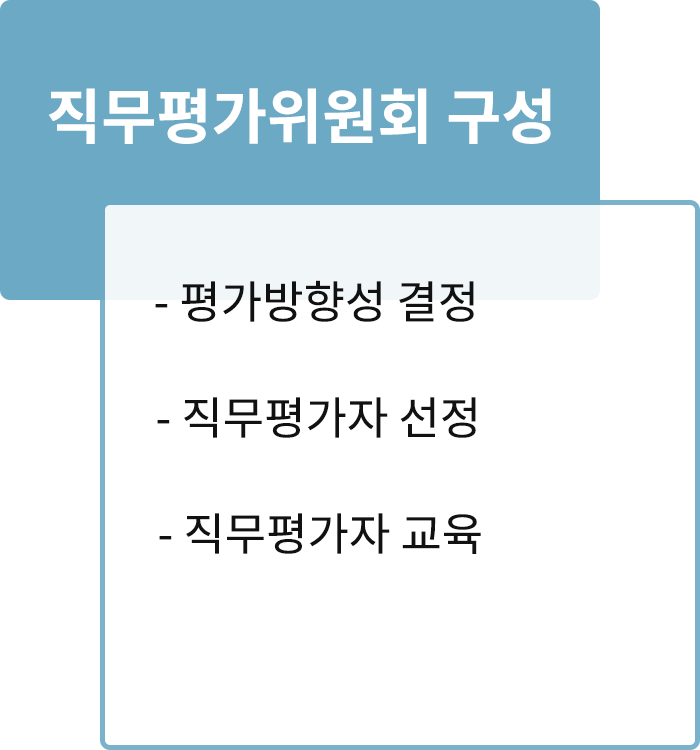
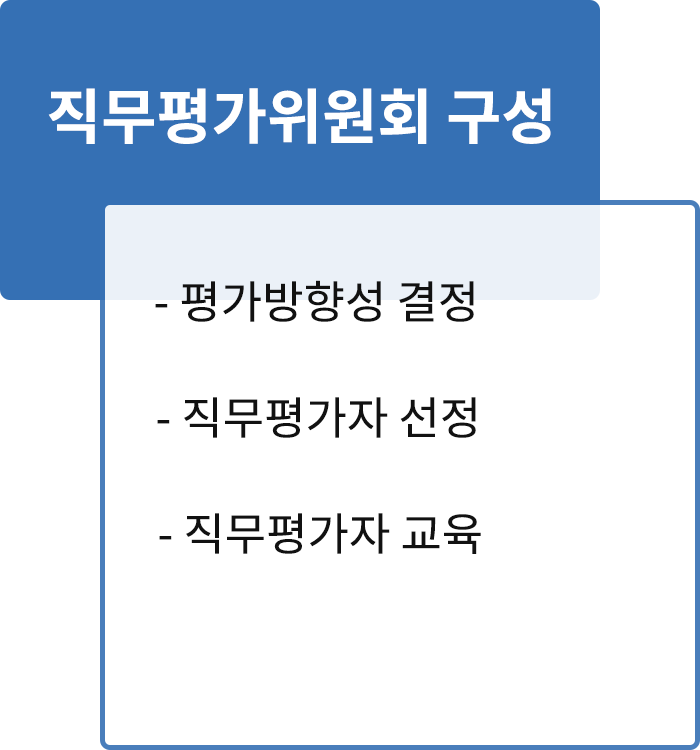
Two versions of the same layered image (700 x 750). Layer-by-layer changes:
painted on "모서리가 둥근 직사각형 2" over bbox(100, 200, 700, 750)
painted on "모서리가 둥근 직사각형 1" over bbox(0, 0, 600, 300)
